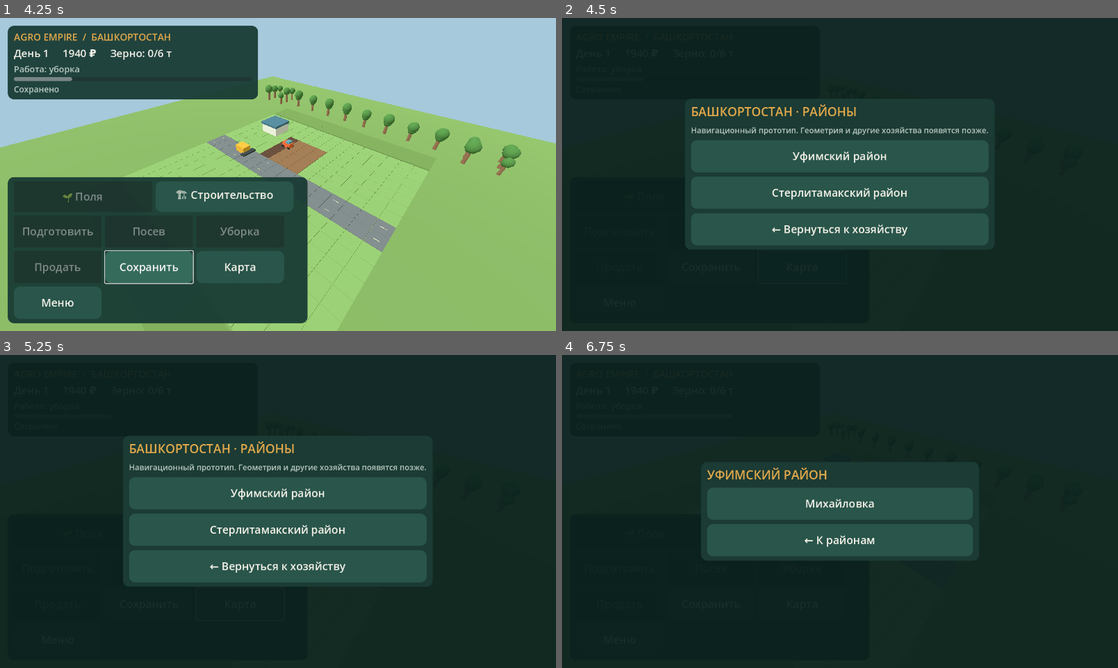
Above: before the commit, frames 1-4 (two rows, left to right).
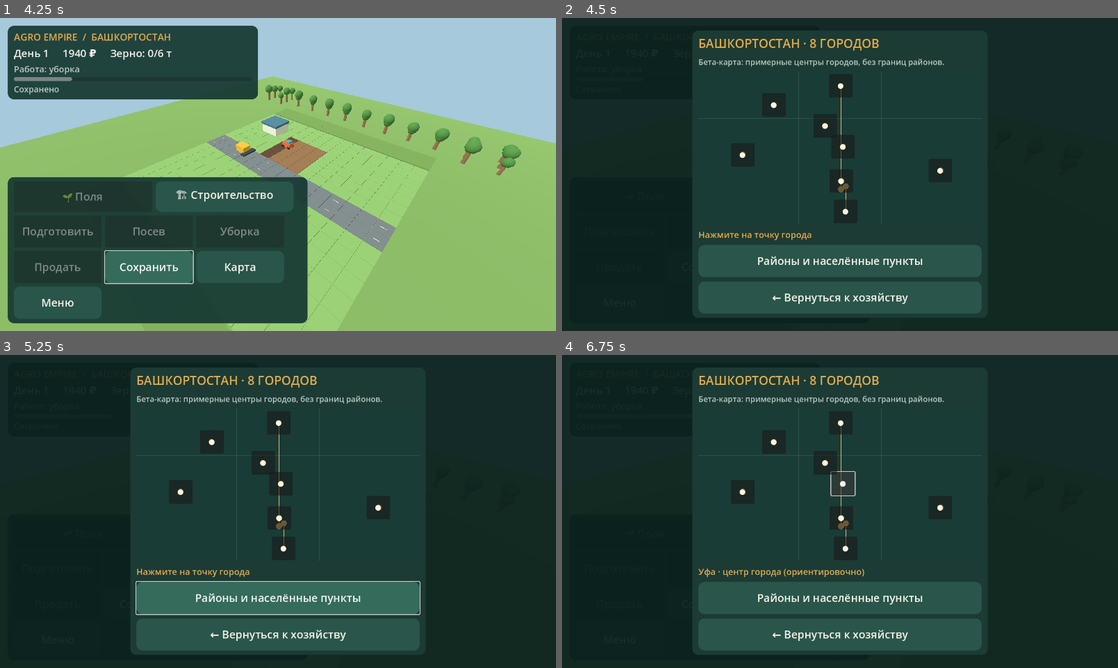
Above: after the commit, the same moments.

Repository: maillunex-lang/fermabash
Game: Godot game, scene res://scenes/Main.tscn
The game is run twice, just before and just after one commit, with the same random seed, the same clock (stepped at 60 frames per second) and the same inputs.
Inputs (mouse positions are in pixels of both pictures, inside the frame that each line leads up to):
- Up to frame 1 (4.25 s): click "Новая игра" at 0.5 s; click "🏗 Строительство" at 1.25 s; click "🌱 Поля" at 2 s; click "Подготовить" at 2.75 s; click "Сохранить" at 3.5 s
- Up to frame 2 (4.5 s): click "Карта" at 4.25 s
- Up to frame 3 (5.25 s): click (278, 599) at 5 s, where only the run after the commit has a clickable "Районы и населённые пункты"
- Up to frame 4 (6.75 s): click "Меню" at 5.75 s; click (840, 492) at 6.5 s, where only the run before the commit has a clickable "Уфимский район"

Frame 1 is identical in both runs. In frame 2, 34% of the frame differs, in the area x 22-77%, y 4-96%; in frame 3, 34%; in frame 4, 29%.

Commit message:
feat(map): display eight-city geographic beta map in Android region screen

Diff:
--- a/scripts/ui/game_ui.gd
+++ b/scripts/ui/game_ui.gd
@@ -1,5 +1,7 @@
 extends CanvasLayer
 const RegionCatalog = preload("res://scripts/systems/region_catalog.gd")
+const BetaCityCatalog = preload("res://scripts/systems/beta_city_catalog.gd")
+const BetaCityMap = preload("res://scripts/ui/beta_city_map.gd")
 ## Russian-language adaptive HUD and menu. All game actions are emitted as signals.
 signal action_requested(action: String)
 var stats: Label
@@ -19,6 +21,8 @@
 var region_list: VBoxContainer
 var region_title: Label
 var region_selected := ""
+var city_map: Control
+var city_details: Label
 var tab_buttons: Dictionary = {}
 
 
@@ -168,12 +172,36 @@
 func show_regions() -> void:
  region_overlay.visible = true
  region_selected = ""
- _populate_regions()
+ show_beta_map()
+
+func show_beta_map() -> void:
+ _clear_region_choices()
+ region_title.text = "БАШКОРТОСТАН · 8 ГОРОДОВ"
+ var hint := _label("Бета-карта: примерные центры городов, без границ районов.",18,MUTED)
+ region_list.add_child(hint)
+ city_map = BetaCityMap.new()
+ city_map.custom_minimum_size = Vector2(600,350)
+ city_map.size_flags_horizontal = Control.SIZE_EXPAND_FILL
+ region_list.add_child(city_map)
+ city_details = _label("Нажмите на точку города",20,ACCENT)
+ region_list.add_child(city_details)
+ city_map.city_selected.connect(_city_selected)
+ _button(region_list,"Районы и населённые пункты","region_district_list")
+ _button(region_list,"← Вернуться к хозяйству","region_close")
+
+func _city_selected(city_id: String) -> void:
+ var item: Dictionary = BetaCityCatalog.city(city_id)
+ if item.is_empty():
+  return
+ city_details.text = str(item["name"]) + " · центр города (ориентировочно)"
+ action_requested.emit("region_city:"+city_id)
 
 func hide_regions() -> void:
  region_overlay.visible = false
 
 func _clear_region_choices() -> void:
+ city_map = null
+ city_details = null
  for child in region_list.get_children():
   if child != region_title:
    child.queue_free()
@@ -224,7 +252,7 @@
  actions_panel.size = Vector2(width,0)
  actions_panel.position = Vector2(margin,viewport.y-actions_panel.get_combined_minimum_size().y-margin)
  title_label.add_theme_font_size_override("font_size",32)
- region_panel.custom_minimum_size = Vector2(minf(viewport.x-48.0,640.0),0)
+ region_panel.custom_minimum_size = Vector2(minf(viewport.x-48.0,680.0),0)
 
 func show_menu() -> void:
  menu_overlay.visible = true
